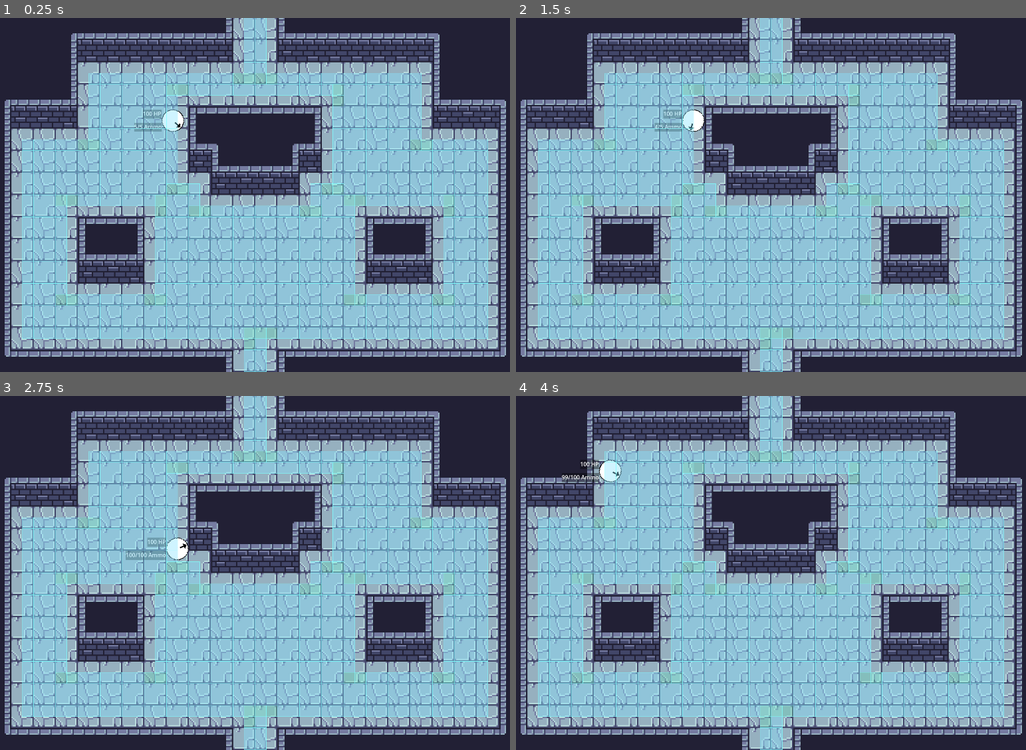
Above: before the commit, frames 1-4 (two rows, left to right).
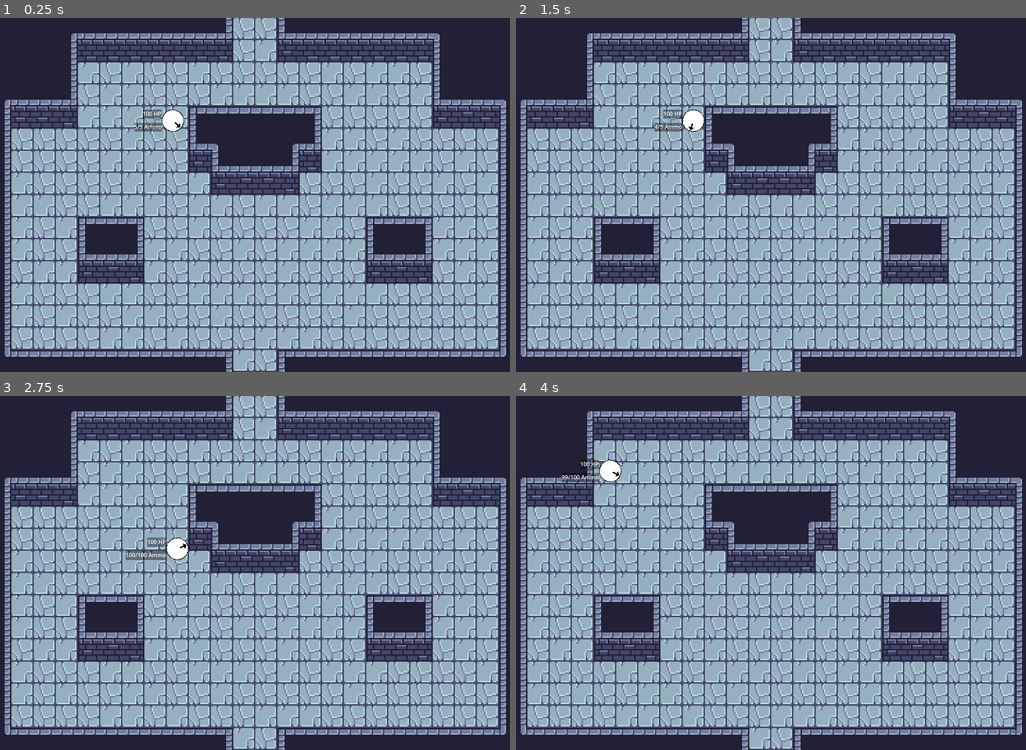
Above: after the commit, the same moments.

Repository: Great-Apes-USV/bullet-hell
Game: Godot game, scene res://scenes/game.tscn
The game is run twice, just before and just after one commit, with the same random seed, the same clock (stepped at 60 frames per second) and the same inputs.
Inputs (mouse positions are in pixels of both pictures, inside the frame that each line leads up to):
- Up to frame 1 (0.25 s): no input
- Up to frame 2 (1.5 s): tap Enter at 0.5 s; move the mouse to (888, 177) at 0.52 s; press the mouse at (888, 177) at 0.53 s; hold D (move-right) 0.53-1.28 s; tap Space (roll) at 1.25, 1.35 s; move the mouse to (663, 212) at 1.27 s; release the mouse at (663, 212) at 1.28 s; hold S (move-down) from 1.28 s (still down)
- Up to frame 3 (2.75 s): move the mouse to (306, 495) at 2.02 s; release S (move-down) at 2.03 s; hold D (move-right) from 2.03 s (still down); tap E (weapon-swap) at 2.1 s
- Up to frame 4 (4 s): tap Enter at 2.75 s; move the mouse to (745, 643) at 2.77 s; release D (move-right) at 2.78 s; hold W (move-up) 2.78-3.53 s; click (745, 643) at 2.85 s; move the mouse to (929, 626) at 3.52 s; hold A (move-left) from 3.53 s (still down); tap Space (roll) at 3.6 s

The runs differ from the first frame. In frame 1, 40% of the frame differs, in the area x 4-96%, y 0-100%; in frame 2, 40%; in frame 3, 40%; in frame 4, 40%.

Commit message:
hide navigation map

Diff:
--- a/scenes/bullet_hell2.tscn
+++ b/scenes/bullet_hell2.tscn
@@ -7,7 +7,6 @@
 
 [node name="Tilemaps64x64" parent="WorldLayer_0/Level_0" index="0"]
 tile_set = ExtResource("2_opjnh")
-navigation_visibility_mode = 1
 layer_0/enabled = true
 layer_0/tile_data = PackedInt32Array(0, 65539, 0, 1, 65539, 0, 2, 65539, 0, 3, 65539, 0, 4, 65539, 0, 5, 65539, 0, 6, 6 …(6403 unchanged characters)…
 layer_1/enabled = true
